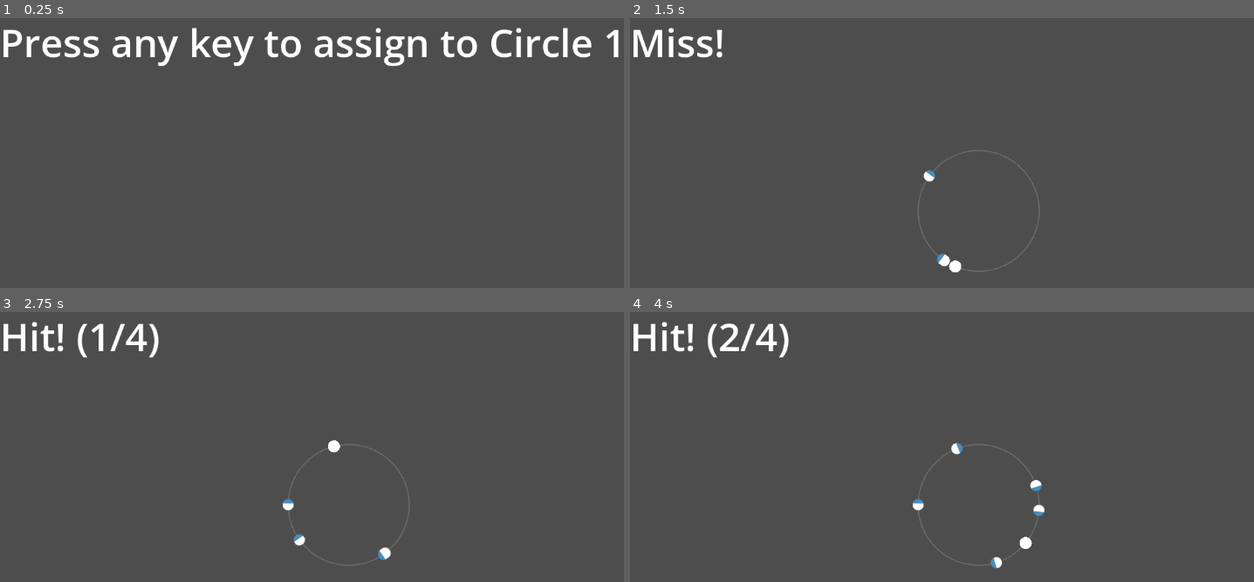
Above: before the commit, frames 1-4 (two rows, left to right).
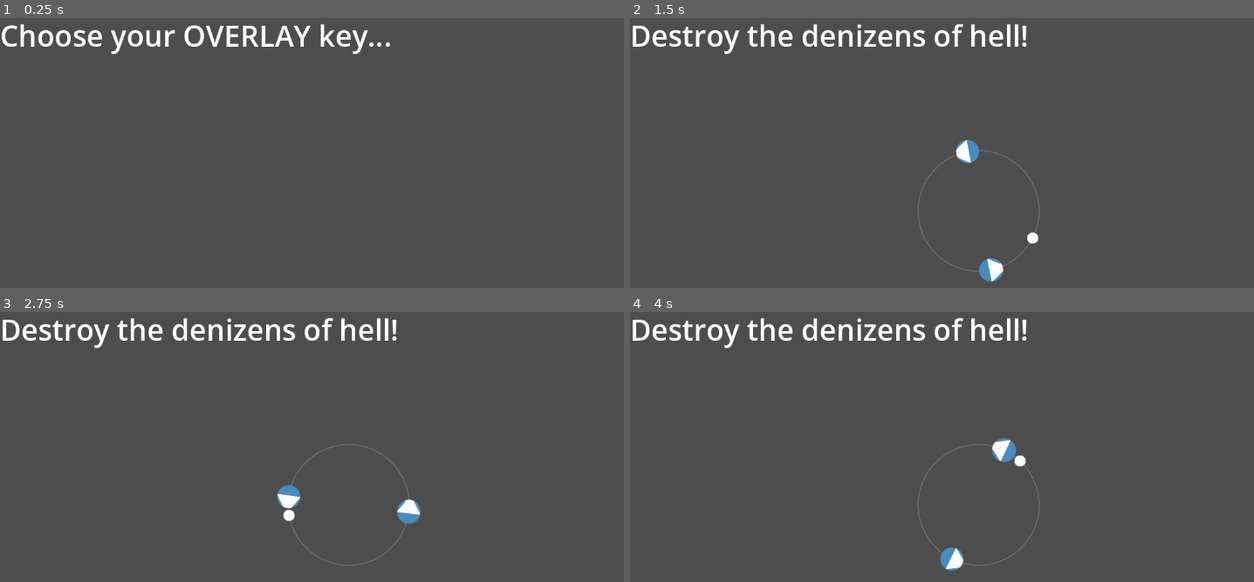
Above: after the commit, the same moments.

Repository: lch-gamedev/nine_circles
Game: Godot game, scene res://Main.tscn
Two runs of this game, one before a commit and one after it. Both use one fixed random seed, a clock stepped at 60 frames per second and the inputs below. The project has no main scene, so this scene is started directly. The engine's default icon, where the game draws it, is replaced by a stand-in: a white triangle on a blue panel in a dark square.
Inputs:
- Up to frame 1 (0.25 s): no input
- Up to frame 2 (1.5 s): tap Enter at 0.5 s; tap A at 1.25 s; tap Enter (circle_1, bound only before the commit) at 1.35 s
- Up to frame 3 (2.75 s): tap Enter (circle_1, bound only before the commit) at 2.1 s
- Up to frame 4 (4 s): tap Enter (circle_1, bound only before the commit) at 2.85, 3.6 s

The runs differ from the first frame. In frame 1, 4.7% of the frame differs, in the area x 0-100%, y 2-18%; in frame 2, 3.2%; in frame 3, 3.3%; in frame 4, 3.5%.

Commit message:
feat: add logic for target destruction, player cursor z-indexing and basic level progression

Diff:
--- a/Main.tscn
+++ b/Main.tscn
@@ -3,13 +3,13 @@
 [ext_resource type="Script" uid="uid://b88k7e3enehdh" path="res://main.gd" id="1_glv2v"]
 [ext_resource type="Resource" uid="uid://dbw1ha166on5v" path="res://Circle Resources/circle_1.tres" id="2_r0du0"]
 [ext_resource type="PackedScene" uid="uid://c4j30a38yir2r" path="res://Scenes/CircleRenderer.tscn" id="2_uu6xs"]
+[ext_resource type="Script" uid="uid://d3wqlj1dbef6u" path="res://Circle Resources/circle_config.gd" id="3_3dxm6"]
+[ext_resource type="PackedScene" uid="uid://detvhluw0gmfl" path="res://Scenes/Menus/TransitionMenu.tscn" id="3_r0du0"]
 
 [node name="Main" type="Node2D" unique_id=955545203]
 script = ExtResource("1_glv2v")
-level_1_config = ExtResource("2_r0du0")
-
-[node name="CircleRenderer" parent="." unique_id=2100775280 instance=ExtResource("2_uu6xs")]
-position = Vector2(576, 324)
+circle_scene = ExtResource("2_uu6xs")
+level_configs = Array[ExtResource("3_3dxm6")]([ExtResource("2_r0du0"), ExtResource("2_r0du0")])
 
 [node name="CanvasLayer" type="CanvasLayer" parent="." unique_id=967881262]
 
@@ -18,4 +18,8 @@
 anchor_right = 1.0
 offset_bottom = 23.0
 grow_horizontal = 2
-theme_override_font_sizes/font_size = 64
+theme_override_font_sizes/font_size = 48
+autowrap_mode = 2
+
+[node name="TransitionMenu" parent="CanvasLayer" unique_id=1985101055 instance=ExtResource("3_r0du0")]
+visible = false
--- /dev/null
+++ b/Scenes/Menus/TransitionMenu.tscn
@@ -0,0 +1,45 @@
+[gd_scene format=3 uid="uid://detvhluw0gmfl"]
+
+[ext_resource type="Script" uid="uid://bw77m753ip8yf" path="res://Scenes/Menus/transition_menu.gd" id="1_03ek7"]
+
+[node name="TransitionMenu" type="Control" unique_id=1985101055]
+layout_mode = 3
+anchors_preset = 15
+anchor_right = 1.0
+anchor_bottom = 1.0
+grow_horizontal = 2
+grow_vertical = 2
+script = ExtResource("1_03ek7")
+
+[node name="ColorRect" type="ColorRect" parent="." unique_id=1131992629]
+layout_mode = 1
+anchors_preset = 15
+anchor_right = 1.0
+anchor_bottom = 1.0
+grow_horizontal = 2
+grow_vertical = 2
+color = Color(0, 0, 0, 0.627451)
+
+[node name="VBoxContainer" type="VBoxContainer" parent="." unique_id=471950565]
+custom_minimum_size = Vector2(0, 200)
+layout_mode = 1
+anchors_preset = 8
+anchor_left = 0.5
+anchor_top = 0.5
+anchor_right = 0.5
+anchor_bottom = 0.5
+offset_left = -60.0
+offset_top = -100.0
+offset_right = 60.0
+offset_bottom = 100.0
+grow_horizontal = 2
+grow_vertical = 2
+alignment = 1
+
+[node name="Label" type="Label" parent="VBoxContainer" unique_id=508702900]
+layout_mode = 2
+text = "Level Defeated!"
+
+[node name="Button" type="Button" parent="VBoxContainer" unique_id=501067825]
+layout_mode = 2
+text = "Next Level"
--- /dev/null
+++ b/Scenes/Menus/transition_menu.gd
@@ -0,0 +1,12 @@
+extends Control
+
+signal next_level_requested
+
+# Called when the node enters the scene tree for the first time.
+func _ready() -> void:
+	$VBoxContainer/Button.pressed.connect(_on_button_pressed)
+
+
+func _on_button_pressed():
+	next_level_requested.emit()
+	hide()
--- a/Scenes/circle_renderer.gd
+++ b/Scenes/circle_renderer.gd
@@ -3,6 +3,7 @@
 var config: CircleConfig
 var action_name: String = ""
 
+var cursor_node: Sprite2D
 var current_angle: float = 0.0
 var hits_achieved: int = 0
 
@@ -18,6 +19,25 @@
 	for target in active_targets:
 		if is_instance_valid(target.node):
 			target.node.queue_free()
+
+	if is_instance_valid(cursor_node):
+		cursor_node.queue_free()
+
+	cursor_node = Sprite2D.new()
+	cursor_node.z_index = 100
+	var tex = GradientTexture2D.new()
+	tex.width = 20
+	tex.height = 20
+	tex.fill = GradientTexture2D.FILL_RADIAL
+	tex.fill_from = Vector2(0.5, 0.5)
+	tex.fill_to = Vector2(1.0, 0.5)
+	var grad = Gradient.new()
+	grad.offsets = [0.0, 0.95, 1.0]
+	grad.colors = [Color.WHITE, Color.WHITE, Color.TRANSPARENT]
+	tex.gradient = grad
+	cursor_node.texture = tex
+	add_child(cursor_node)
+
 	active_targets.clear()
 	current_angle = 0.0
 	hits_achieved = 0
@@ -33,6 +53,9 @@
 	if config == null or action_name == "": return
 
 	current_angle = wrapf(current_angle + config.cursor_speed * delta, 0, TAU)
+
+	if is_instance_valid(cursor_node):
+		cursor_node.position = Vector2.from_angle(current_angle) * config.radius
 
 	for target in active_targets:
 		var movement = target.data.speed * target.data.direction * delta
@@ -94,7 +117,25 @@
 
 		if diff <= config.hit_window:
 			hits_achieved += 1
+
+			var mask_node = target.node
+			var target_data = target.data
 			active_targets.remove_at(i)
+
+			if target_data.hit_sound != null:
+				var audio_player = AudioStreamPlayer.new()
+				audio_player.stream = target_data.hit_sound
+				add_child(audio_player)
+				audio_player.play()
+				audio_player.finished.connect(audio_player.queue_free)
+
+			var sprite_node = mask_node.get_child(0) as AnimatedSprite2D
+			if target_data.death_animation_name != "" and sprite_node.sprite_frames.has_animation(target_data.death_animation_name):
+				sprite_node.play(target_data.death_animation_name)
+				sprite_node.animation_finished.connect(mask_node.queue_free)
+			else:
+				mask_node.queue_free()
+
 			hit_registered.emit(hits_achieved)
 
 			if hits_achieved >= config.required_hits:
@@ -104,8 +145,4 @@
 
 func _draw():
 	if config == null: return
-
 	draw_arc(Vector2.ZERO, config.radius, 0, TAU, 64, Color.DIM_GRAY, 2.0)
-
-	var cursor_pos = Vector2.from_angle(current_angle) * config.radius
-	draw_circle(cursor_pos, 10.0, Color.WHITE)
--- a/Target Resources/base_target.tres
+++ b/Target Resources/base_target.tres
@@ -16,7 +16,6 @@
 
 [resource]
 script = ExtResource("1_kp045")
-radius = 10.0
 direction = -1
 frames = SubResource("SpriteFrames_1350r")
 metadata/_custom_type_script = "uid://dou45yv1fe8fn"
--- /dev/null
+++ b/Target Resources/foetus.tres
@@ -0,0 +1,10 @@
+[gd_resource type="Resource" script_class="TargetConfig" format=3 uid="uid://divbs5c3jg1nd"]
+
+[ext_resource type="Script" uid="uid://dou45yv1fe8fn" path="res://Target Resources/target_config.gd" id="1_3ad2k"]
+
+[sub_resource type="SpriteFrames" id="SpriteFrames_3ad2k"]
+
+[resource]
+script = ExtResource("1_3ad2k")
+frames = SubResource("SpriteFrames_3ad2k")
+metadata/_custom_type_script = "uid://dou45yv1fe8fn"
--- a/Target Resources/target_config.gd
+++ b/Target Resources/target_config.gd
@@ -6,3 +6,7 @@
 @export var frames: SpriteFrames
 @export var animation_name: String = "default"
 @export var scale: Vector2 = Vector2(1, 1)
+
+@export_group("Hit Effects")
+@export var hit_sound: AudioStream
+@export var death_animation_name: String = "death"
--- a/main.gd
+++ b/main.gd
@@ -1,49 +1,127 @@
-extends Node2D
+extends Node
 
-enum GameState {BINDING_INPUT, PLAYING, LEVEL_WON}
-var current_state = GameState.BINDING_INPUT
+enum GameState {BINDING_OVERLAY, BINDING_INPUT, PLAYING, LEVEL_WON, GAME_OVER}
+var current_state = GameState.BINDING_OVERLAY
 
-@export var level_1_config: CircleConfig
-@onready var circle_renderer = $CircleRenderer
+@export var circle_scene: PackedScene
+@export var level_configs: Array[CircleConfig]
+
 @onready var message_label = $CanvasLayer/MessageLabel
+@onready var transition_menu = $CanvasLayer/TransitionMenu
 
-var current_action_name: String = "circle_1"
+var current_level_index: int = 0
+var active_renderers: Array[Node2D] = []
+var completed_circles_this_level: int = 0
 
 func _ready() -> void:
-	message_label.text = "Press any key to assign to Circle 1"
+	transition_menu.hide()
+	transition_menu.next_level_requested.connect(_on_next_level_requested)
 
-	circle_renderer.circle_completed.connect(_on_level_won)
-	circle_renderer.hit_registered.connect(_on_hit)
-	circle_renderer.miss_registered.connect(_on_miss)
+	if not InputMap.has_action("show_overlay"):
+		InputMap.add_action("show_overlay")
+	else:
+		InputMap.action_erase_events("show_overlay")
+
+	message_label.text = "Choose your OVERLAY key..."
+
+func prepare_level():
+	completed_circles_this_level = 0
+
+	current_state = GameState.BINDING_INPUT
+	if current_level_index < level_configs.size():
+
+		var new_renderer = circle_scene.instantiate()
+		add_child(new_renderer)
+		active_renderers.append(new_renderer)
+
+		new_renderer.circle_completed.connect(_on_any_circle_completed)
+
+		reposition_circles()
+		message_label.text = "Level " + str(current_level_index + 1) + "\nPress a NEW key to assign to the new circle."
+	else:
+		current_state = GameState.GAME_OVER
+		message_label.text = "You escaped and freed all those poor lost souls!"
 
 func _input(event: InputEvent):
-	if current_state == GameState.BINDING_INPUT:
-		if event is InputEventKey and event.pressed:
-			assign_input(event)
-			start_level()
 
-func assign_input(event: InputEventKey):
-	if not InputMap.has_action(current_action_name):
-		InputMap.add_action(current_action_name)
+	if event is InputEventKey and event.pressed:
 
-	InputMap.action_add_event(current_action_name, event)
+		if current_state == GameState.BINDING_OVERLAY:
+			assign_overlay_input(event)
 
+		elif current_state == GameState.BINDING_INPUT:
+			var new_action = "circle_" + str(current_level_index)
+
+			var already_bound = false
+			for action in InputMap.get_actions():
+				if (action.begins_with("circle_") or action == "show_overlay"):
+					if InputMap.action_has_event(action, event):
+						already_bound = true
+						break
+
+			if not already_bound:
+				assign_input(event, new_action)
+				start_level(new_action)
+			else:
+				message_label.text = "Key already in use! Pick another..."
+
+func assign_input(event: InputEventKey, action_name: String):
+	if not InputMap.has_action(action_name):
+		InputMap.add_action(action_name)
+	InputMap.action_add_event(action_name, event)
+	get_viewport().set_input_as_handled()
+
+func start_level(new_action_name: String):
+	current_state = GameState.PLAYING
+	message_label.text = "Destroy the denizens of hell!"
+
+	var newest_renderer = active_renderers.back()
+	newest_renderer.setup(level_configs[current_level_index], new_action_name)
+
+	for renderer in active_renderers:
+		renderer.set_process(true)
+		renderer.hits_achieved = 0
+
+
+func _on_any_circle_completed():
+	completed_circles_this_level += 1
+	if completed_circles_this_level >= active_renderers.size():
+		level_won()
+
+func level_won():
+	current_state = GameState.LEVEL_WON
+	message_label.text = "Level Completed!"
+
+	for renderer in active_renderers:
+		renderer.set_process(false)
+	transition_menu.show()
+
+func _on_next_level_requested():
+	current_level_index += 1
+	prepare_level()
+
+func reposition_circles():
+	var screen_size = get_viewport().get_visible_rect().size
+	var cols = ceil(sqrt(active_renderers.size()))
+	if cols == 0: return
+	var rows = ceil(float(active_renderers.size()) / cols)
+
+	var cell_width = screen_size.x / cols
+	var cell_height = screen_size.y / rows
+
+	for i in range(active_renderers.size()):
+		var col = i % int(cols)
+		var row = int (floor(float(i) / cols))
+
+		var x = (col * cell_width) + (cell_width / 2.0)
+		var y = (row * cell_height) + (cell_height / 2.0)
+
+		active_renderers[i].position = Vector2(x, y)
+
+func assign_overlay_input(event: InputEventKey):
+	InputMap.action_add_event("show_overlay", event)
 	get_viewport().set_input_as_handled()
 
 	var key_name = OS.get_keycode_string(event.physical_keycode)
-	message_label.text = "Assigned: " + key_name + "\nSmash 'em!"
-
-func start_level():
-	current_state = GameState.PLAYING
-	circle_renderer.setup(level_1_config, current_action_name)
-
-func _on_hit(total_hits: int):
-	message_label.text = "Hit! (" + str(total_hits) + "/" + str(level_1_config.required_hits) + ")"
-
-func _on_miss():
-	message_label.text = "Miss!"
-
-func _on_level_won():
-	current_state = GameState.LEVEL_WON
-	message_label.text = "Level Complete!"
-	circle_renderer.set_process(false)
+	print("Overlay bound to: ", key_name)
+	prepare_level()
Not shown, added: Scenes/Menus/transition_menu.gd.uid
